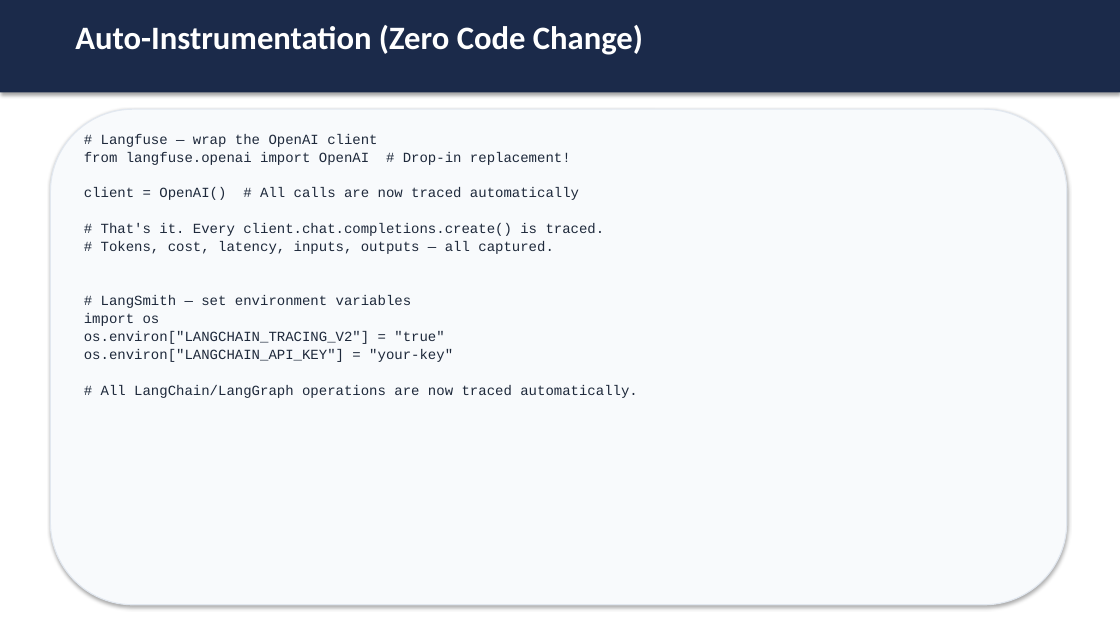
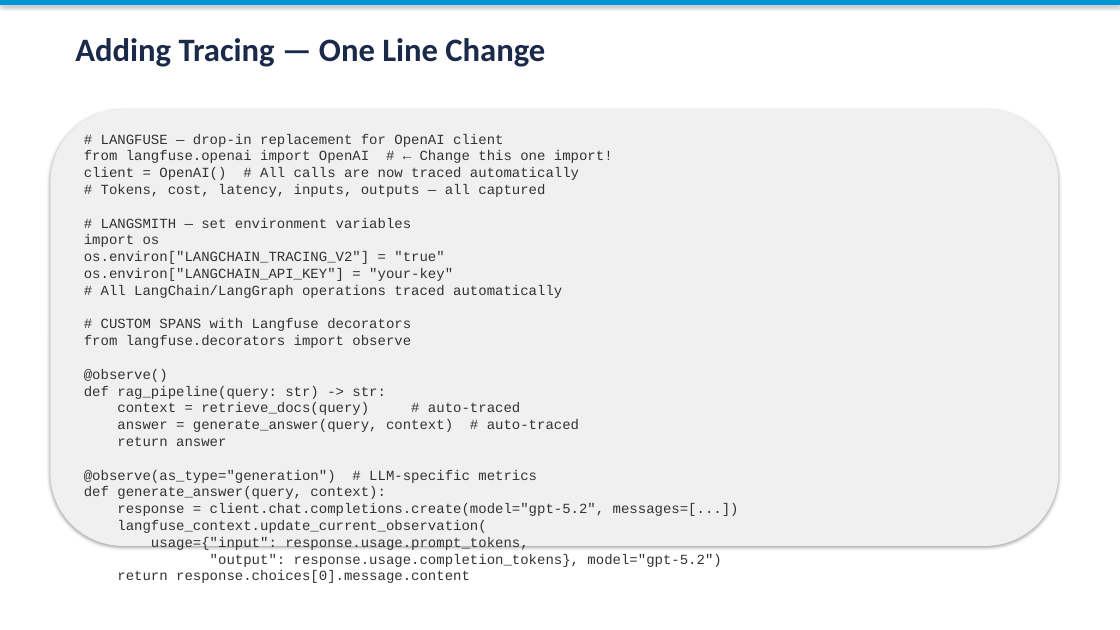
Before and after one commit to toroleapinc/cut-the-crap, a slide deck: slide 4 of developer/session-7/session-7-observability-security.pptx (slide 8 before the commit). Drawn at 1120x630 pixels with LibreOffice and Linux fonts; fonts in the diff are those of the drawing. Boxes give left, top, right and bottom in pixels: in the first picture for what was removed or moved away, otherwise in the second. Text is boxed around its words. In the diff, an @@ line names an element or a change of style, - is before the commit and + after.

Commit message:
Rebuild all decks: updated to Feb 2026 models (GPT-5.2, Opus 4.6, Gemini 3 Pro), no duplicate/filler slides

```diff
--- a/developer/session-7/session-7-observability-security.pptx
+++ b/developer/session-7/session-7-observability-security.pptx
@@ rectangle: place and size @@
-rectangle at <box>0,0,1120,92</box>
+rectangle at <box>0,0,1120,5</box>
@@ rectangle at <box>0,0,1120,5</box>: fill #1B2A4A to #0096D6 @@
@@ text at <box>75,38,545,67</box>: text changed; text colour #FFFFFF to #1B2A4A @@
-Auto-Instrumentation (Zero Code Change)
+Adding Tracing — One Line Change
@@ rounded rectangle: place and size @@
-rounded rectangle at <box>50,109,1067,605</box>
+rounded rectangle at <box>50,109,1059,546</box>
@@ rounded rectangle at <box>50,109,1059,546</box>: fill #F8FAFC to #F0F0F0; outline #E2E8F0 1 pt to none @@
@@ text at <box>84,134,739,583</box>: text changed; text colour #1E293B to #333333 @@
-# Langfuse — wrap the OpenAI client
-from langfuse.openai import OpenAI # Drop-in replacement!
-client = OpenAI() # All calls are now traced automatically
-# That's it. Every client.chat.completions.create() is traced.
-# Tokens, cost, latency, inputs, outputs — all captured.
-# LangSmith — set environment variables
-import os
-os.environ["LANGCHAIN_TRACING_V2"] = "true"
-os.environ["LANGCHAIN_API_KEY"] = "your-key"
-# All LangChain/LangGraph operations are now traced automatically.
+# LANGFUSE — drop-in replacement for OpenAI client
+from langfuse.openai import OpenAI # ← Change this one import!
+client = OpenAI() # All calls are now traced automatically
+# Tokens, cost, latency, inputs, outputs — all captured
+# LANGSMITH — set environment variables
+import os
+os.environ["LANGCHAIN_TRACING_V2"] = "true"
+os.environ["LANGCHAIN_API_KEY"] = "your-key"
+# All LangChain/LangGraph operations traced automatically
+# CUSTOM SPANS with Langfuse decorators
+from langfuse.decorators import observe
+@observe()
+def rag_pipeline(query: str) -> str:
+context = retrieve_docs(query) # auto-traced
+answer = generate_answer(query, context) # auto-traced
+return answer
+@observe(as_type="generation") # LLM-specific metrics
+def generate_answer(query, context):
+response = client.chat.completions.create(model="gpt-5.2", messages=[...])
+langfuse_context.update_current_observation(
+usage={"input": response.usage.prompt_tokens,
+"output": response.usage.completion_tokens}, model="gpt-5.2")
+return response.choices[0].message.content
```
Also in this commit, not shown: 4 other slides changed, 7 slides added, 17 slides removed, 24 other files.
